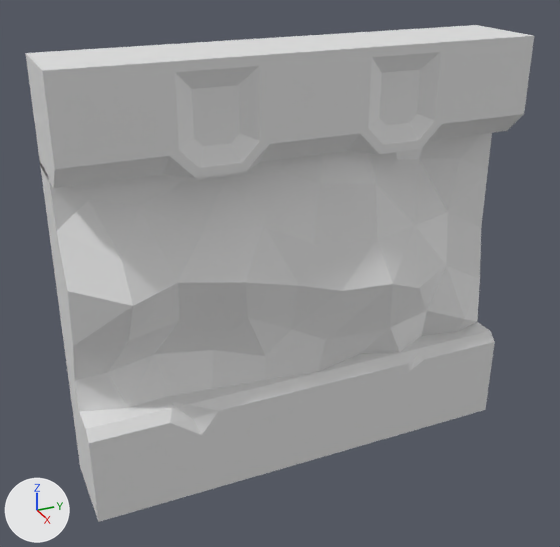
One commit to the FBX model Assets/Objects/wall.fbx: the scene before it, then after it.
Camera for both pictures: a camera (50 mm lens) standing at (12.72, 1.44, 10.35) and looking at (0.05, 7.14, 4.02). The lights are fixed; the arrows at lower left show +X, +Y and +Z.
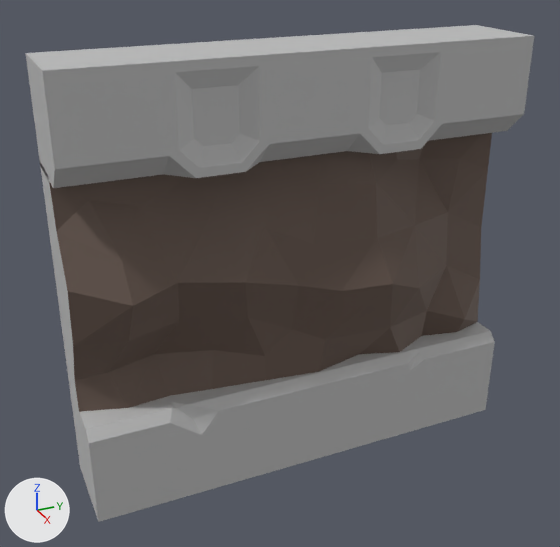
Pixel boxes [x1, y1, x2, y2] of what changed, in the pictures (560 x 547 px):
part 1 of me_cube_001, recoloured: [25, 25, 534, 522] in both
part 2 of me_cube_001, recoloured (grey to brown): [49, 133, 492, 412] in both

The change, as a diff of the scene's bpy script:
```diff
--- a/Assets/Objects/wall.fbx.py
+++ b/Assets/Objects/wall.fbx.py
@@ mat_dirt @@
+mat_dirt = principled_material('dirt')
+mat_dirt.base_color = (0.128, 0.0878, 0.0694)  # brown #64544a
+mat_dirt.roughness = 0.69
@@ mat_lightstone @@
+mat_lightstone = principled_material('lightStone')
+mat_lightstone.base_color = (0.507, 0.507, 0.507)  # grey #bdbdbd
+mat_lightstone.roughness = 0.69
@@ me_cube_001 @@
 me_cube_001.from_pydata(...)  # 161 vertices, 171 faces; spans x -0.88..1.15, y 0.0..9.0, z -0.03..8.36
 # used by ob_cube_001; location = (0.0, 3.0, 0.0)
+# me_cube_001 part 1: 88 of the faces centred in x -0.88..0.89, y 0.0..9.0, z -0.03..8.36 switch from no material to mat_lightstone (grey #bdbdbd)
+# me_cube_001 part 2: all 83 faces centred in x -0.12..0.97, y 0.2..8.76, z 2.11..6.4 switch from no material to mat_dirt (brown #64544a)
```
